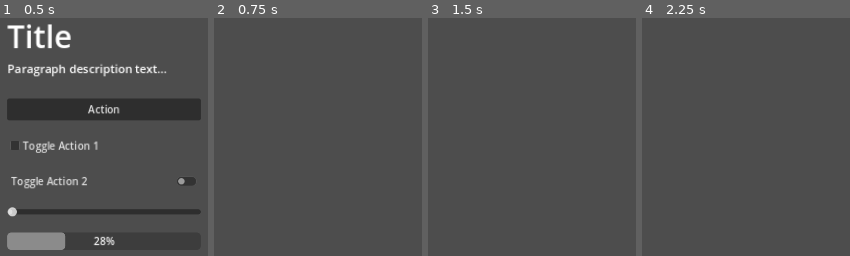
Above: before the commit, frames 1-4 (left to right).
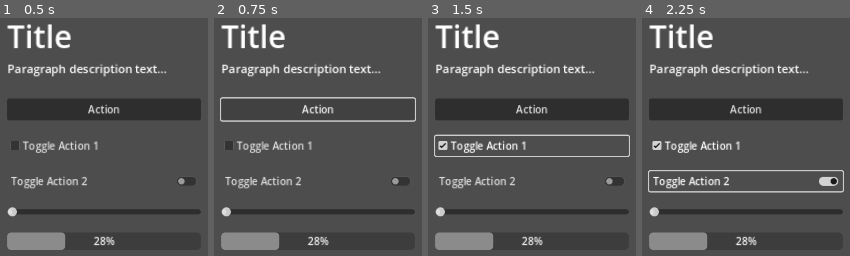
Above: after the commit, the same moments.

Repository: btzr-io/godot-aria
Game: Godot game, scene res://example/demo/scene.tscn
Same seed, same stepped clock (60 frames per second), same inputs: the game is played once before the commit and once after it.
Inputs (mouse positions are in pixels of both pictures, inside the frame that each line leads up to):
- Up to frame 1 (0.5 s): no input
- Up to frame 2 (0.75 s): click "Action" at 0.5 s
- Up to frame 3 (1.5 s): click (532, 146) at 1.25 s, where only the run after the commit has a clickable "Toggle Action 1"
- Up to frame 4 (2.25 s): click (746, 182) at 2 s, where only the run after the commit has a clickable "Toggle Action 2"

Frame 1 is identical in both runs. In frame 2, 11% of the frame differs, in the area x 2-98%, y 2-98%; in frame 3, 19%; in frame 4, 19%.

Commit message:
allow multiple live regions

Diff:
--- a/example/demo/button.gd
+++ b/example/demo/button.gd
@@ -2,7 +2,4 @@
 
 
 func _pressed() -> void:
-	get_parent().get_node("ProgressBar").value = 100
-	# Force application mode
-	GodotARIA.focus_canvas()
-	get_parent().get_parent().hide()
+	GodotARIA.notify_screen_reader("Action triggered!")
--- a/example/demo/slider.gd
+++ b/example/demo/slider.gd
@@ -4,7 +4,6 @@
 
 # Called when the node enters the scene tree for the first time.
 func _ready() -> void:
-	value_changed
 	value_changed.connect(handle_value_changed)
 
 func handle_value_changed(new_value):
Not shown, changed: addons/godot-aria/godot_aria.gd
Not shown, changed: addons/godot-aria/nodes/accessibility_tree/tree.gd
Not shown, changed: addons/godot-aria/godot_aria_shell.html
